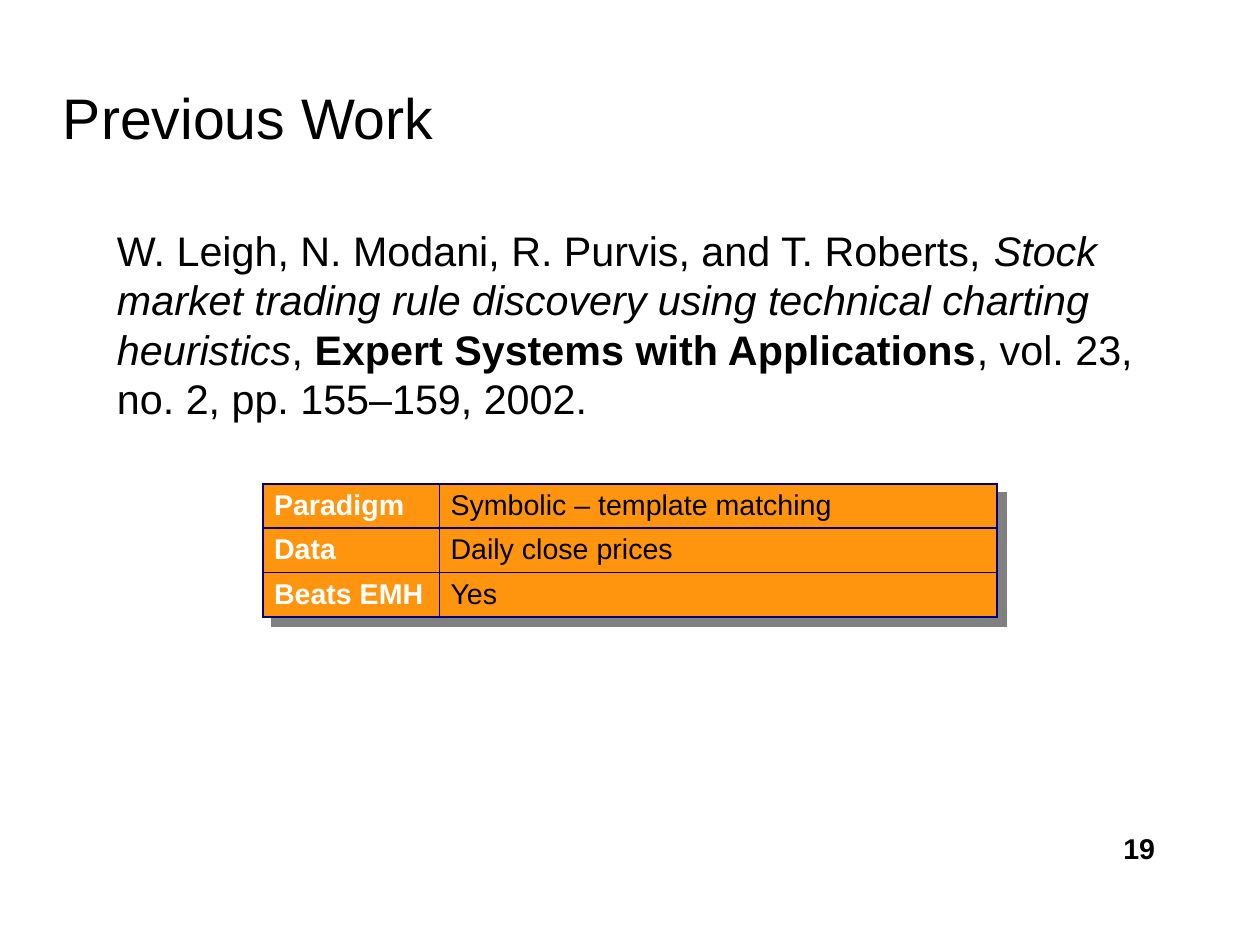
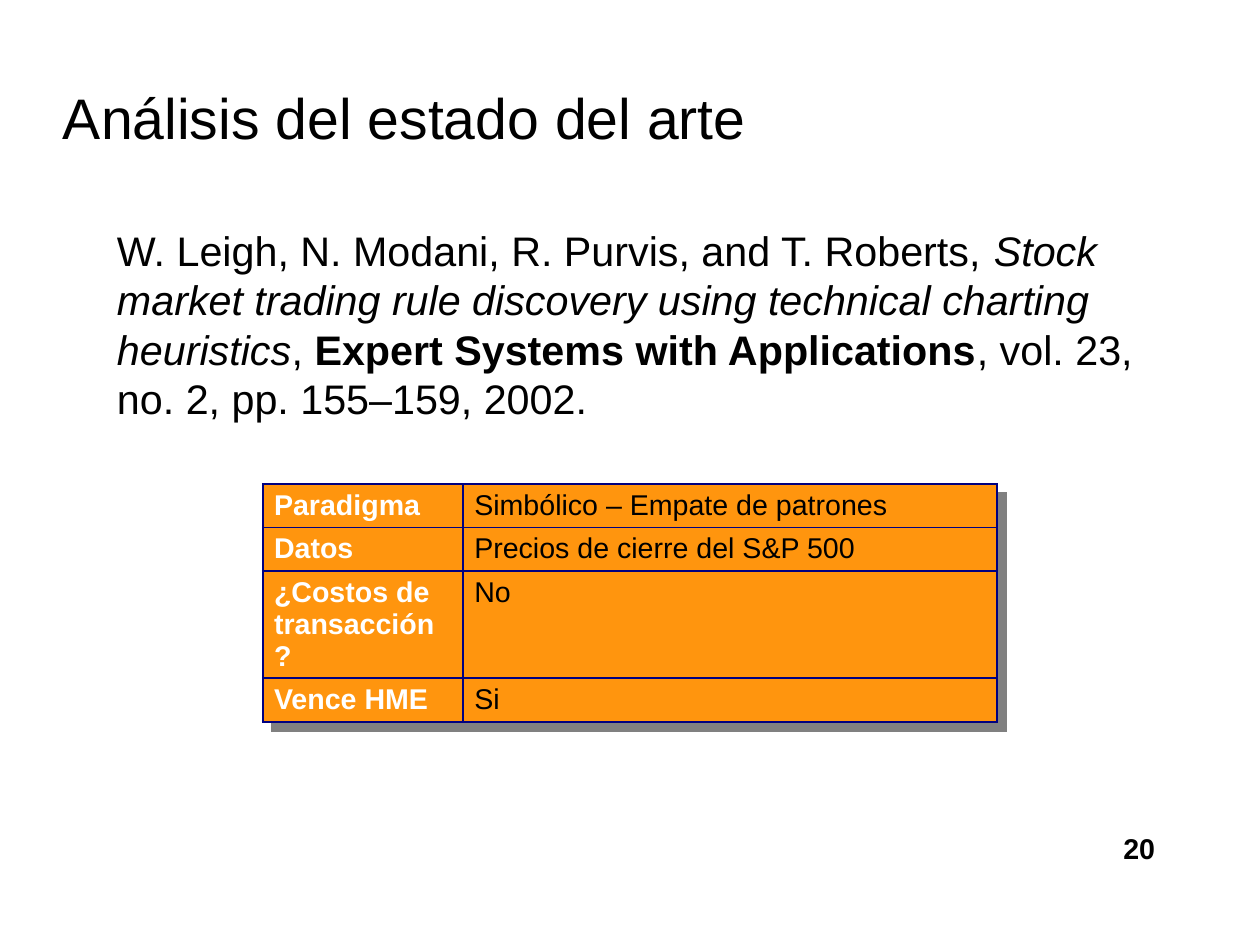
Before and after one commit to davidrmh/Thesis, a slide deck: slide 20 of presentaciones_finales/presentacion_seminario_B19.odp (slide 19 before the commit). Drawn at 1260x945 pixels with LibreOffice and Linux fonts; fonts in the diff are those of the drawing; background and template pictures are left out. Boxes give left, top, right and bottom in pixels: in the first picture for what was removed or moved away, otherwise in the second. Text is boxed around its words. In the diff, an @@ line names an element or a change of style, - is before the commit and + after.

Commit message:
Agrega estado del arte

```diff
--- a/presentaciones_finales/presentacion_seminario_B19.odp
+++ b/presentaciones_finales/presentacion_seminario_B19.odp
@@ title at bbox=[63, 97, 745, 140]: text changed @@
-Previous Work
+Análisis del estado del arte
@@ table removed at bbox=[263, 484, 997, 616], 3 rows, 2 columns @@
-Paradigm | Symbolic – template matching
-Data | Daily close prices
-Beats EMH | Yes
@@ table added at bbox=[263, 484, 997, 714], 4 rows, 2 columns @@
+Paradigma | Simbólico – Empate de patrones
+Datos | Precios de cierre del S&P 500
+¿Costos de transacción? | No
+Vence HME | Si
@@ page number at bbox=[1123, 839, 1155, 860]: text changed @@
-19
+20
```
Also in this commit, not shown: 2 other slides changed, 7 slides added, 2 slides removed, 1 other file.
